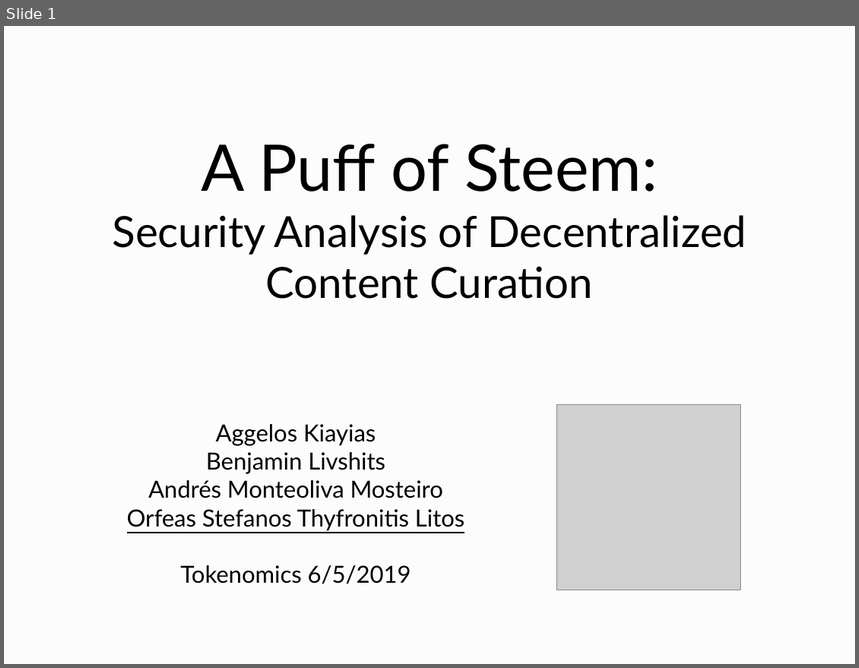
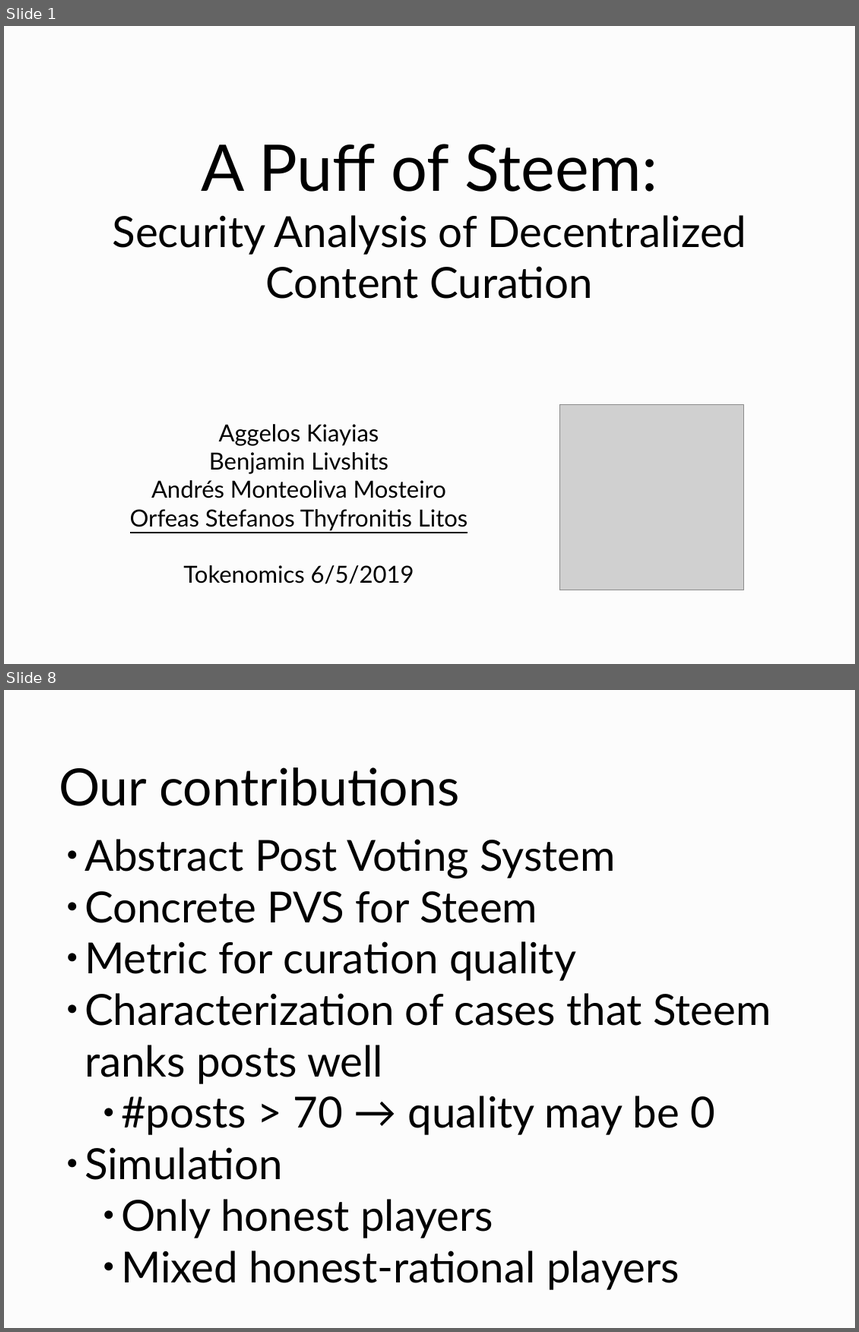
Before and after one commit to curationTeam/fairPostOrdering, a slide deck: slides/slides.odp. Shown one above the other, each under a label of ours: slide 1 before the commit, slides 1 and 8 after it; the slides between them are not shown. The pictures are 859x668 and 859x1332 pixels, drawn with LibreOffice and Linux fonts; fonts in the diff are those of the drawing; grey boxes stand for pictures. Boxes give left, top, right and bottom in pixels: in the first picture for what was removed or moved away, otherwise in the second. Text is boxed around its words. In the diff, an @@ line names an element or a change of style, - is before the commit and + after.

Commit message:
Add all slides but steem PVS, theorem, simulation

```diff
--- a/slides/slides.odp
+++ b/slides/slides.odp
@@ slide 8 added at (4, 690, 855, 1328), background #FCFCFC @@
@@ title added at (59, 768, 459, 806), 48 pt, text #000000 @@
+Our contributions
@@ text added at (85, 839, 771, 1290), 40 pt, text #000000 @@
+● Abstract Post Voting System
+● Concrete PVS for Steem
+● Metric for curation quality
+● Characterization of cases that Steem ranks posts well
+    ● #posts > 70 → quality may be 0
+● Simulation
+    ● Only honest players
+    ● Mixed honest-rational players
@@ slide 1 changed as well @@
@@ picture: place and size @@
-picture at (557, 405, 741, 591)
+picture at (560, 405, 744, 591)
@@ text "Aggelos Kiayias": place and size @@
-text "Aggelos Kiayias" at (127, 424, 465, 585)
+text "Aggelos Kiayias" at (130, 424, 468, 585)
```
Also in this commit, not shown: 19 other slides added, 1 slide removed.
